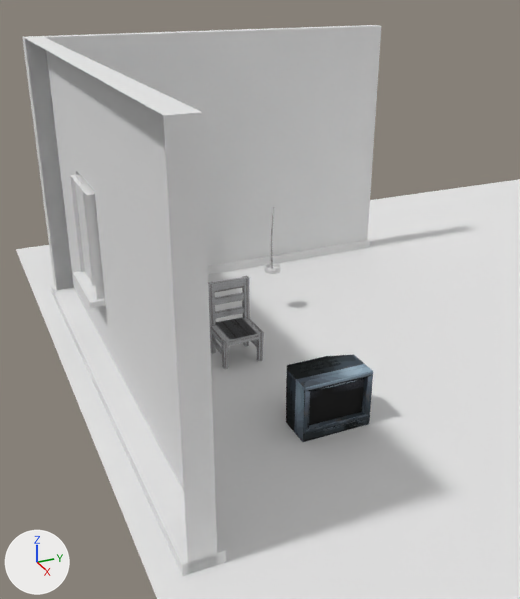
Before and after pictures for a commit that changed the Blender file blender projects/room.blend.
Both versions are drawn from a camera (50 mm lens) standing at (7.47, -4.42, 5.87) and looking at (-2.02, -0.15, 1.13). Lighting does not change. The marker at lower left points along +X, +Y and +Z. The older version comes first.

Objects in the first picture: 'chair', 'floor', 'tv', 'walls' and 3 more.
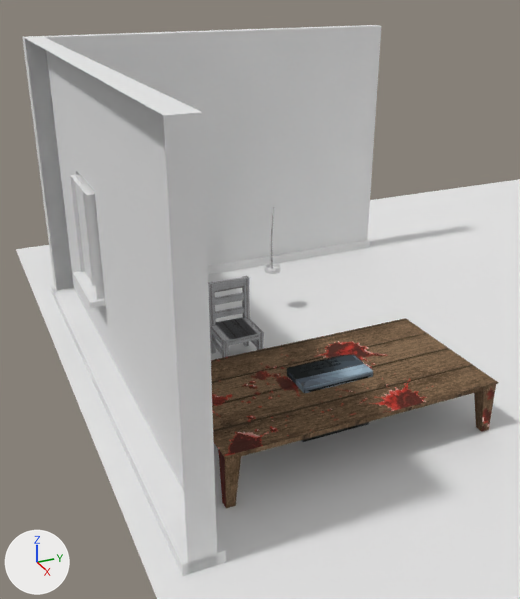
The change, as JSON lines over the scene's bpy script:
```json
{"op": "set", "path": "ob_table.location", "old": "(-1.95, 0.0, 1.02)", "new": "(0.0, 0.0, 0.0)"}
{"op": "remove", "block": "ob_table", "code": "ob_table.hide_set(True)"}
```

Pixel boxes [x1, y1, x2, y2] of what changed, in the pictures (520 x 599 px):
```json
{"object": "table ", "change": "shown", "after": [211, 318, 498, 508], "on screen": "brown"}
{"object": "tv", "change": "unchanged, covered by the edit", "before": [286, 354, 373, 442], "after": [287, 354, 373, 442]}
```
